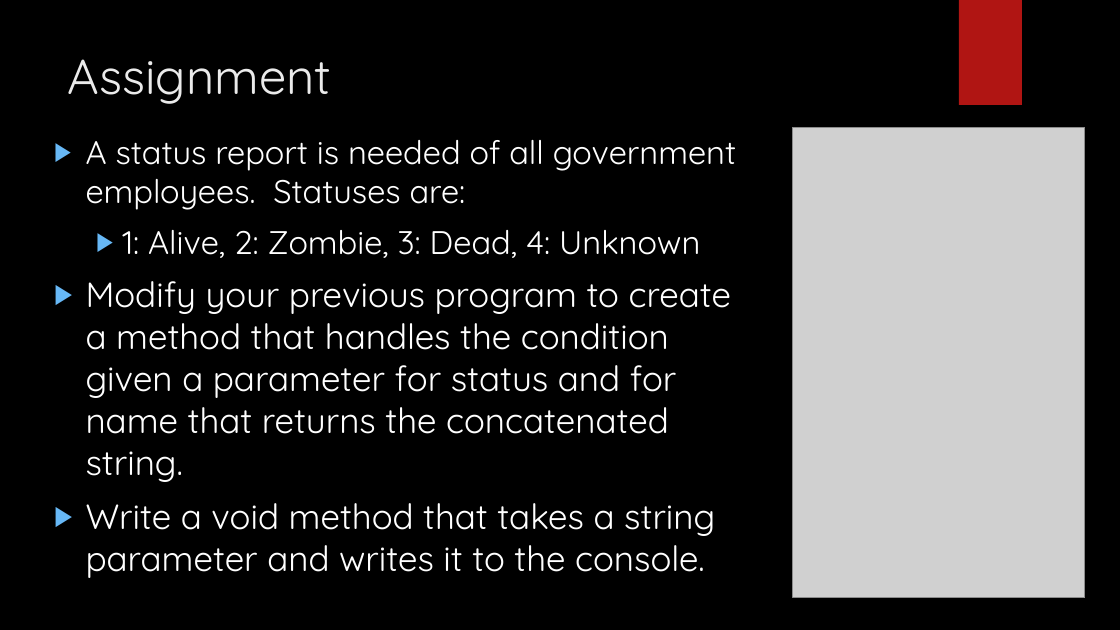
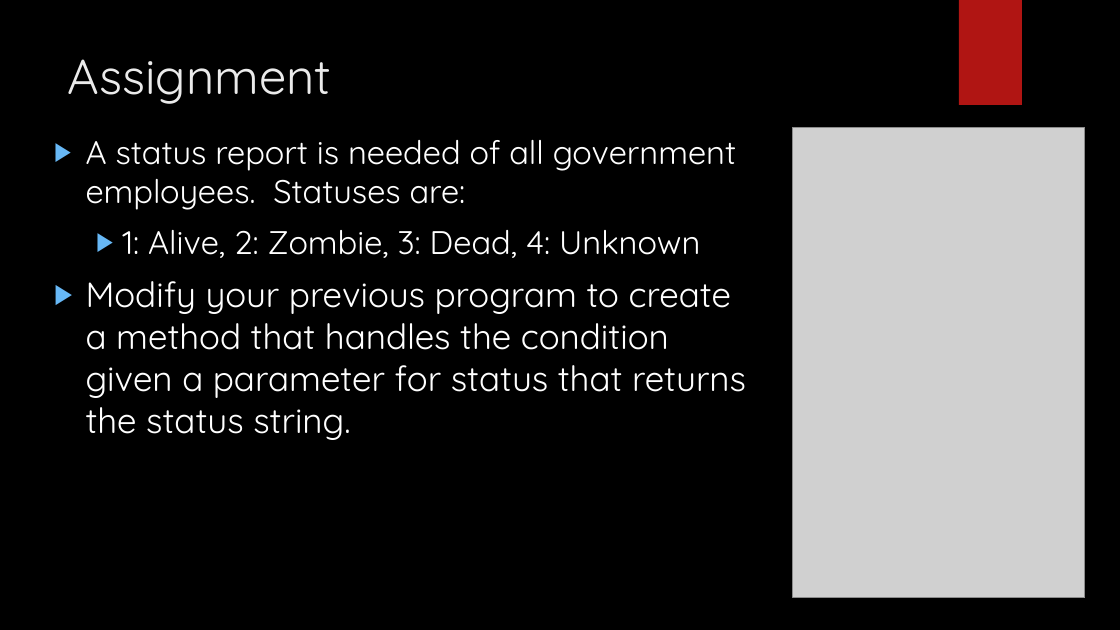
Before and after one commit to LogolsLLC/Logols-May2018, a slide deck: slide 43 of Slides/02_C#_TrainingPlan.pptx. Drawn at 1120x630 pixels with LibreOffice and Linux fonts; fonts in the diff are those of the drawing; grey boxes stand for pictures; background and template pictures are left out. Boxes give left, top, right and bottom in pixels: in the first picture for what was removed or moved away, otherwise in the second. Text is boxed around its words. In the diff, an @@ line names an element or a change of style, - is before the commit and + after.

```diff
--- a/Slides/02_C#_TrainingPlan.pptx
+++ b/Slides/02_C#_TrainingPlan.pptx
@@ text at (86,281,746,440): text changed @@
-▶ Modify your previous program to create a method that handles the condition given a parameter for status and for name that returns the concatenated string.
-▶ Write a void method that takes a string parameter and writes it to the console.
+▶ Modify your previous program to create a method that handles the condition given a parameter for status that returns the status string.
```
Also in this commit, not shown: 8 other slides changed, 12 other files.
